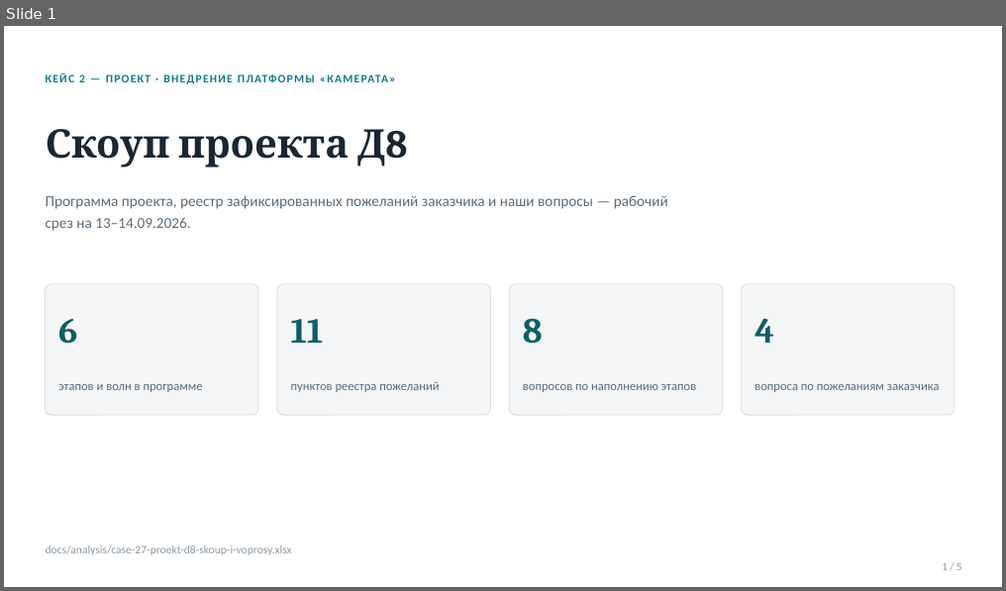
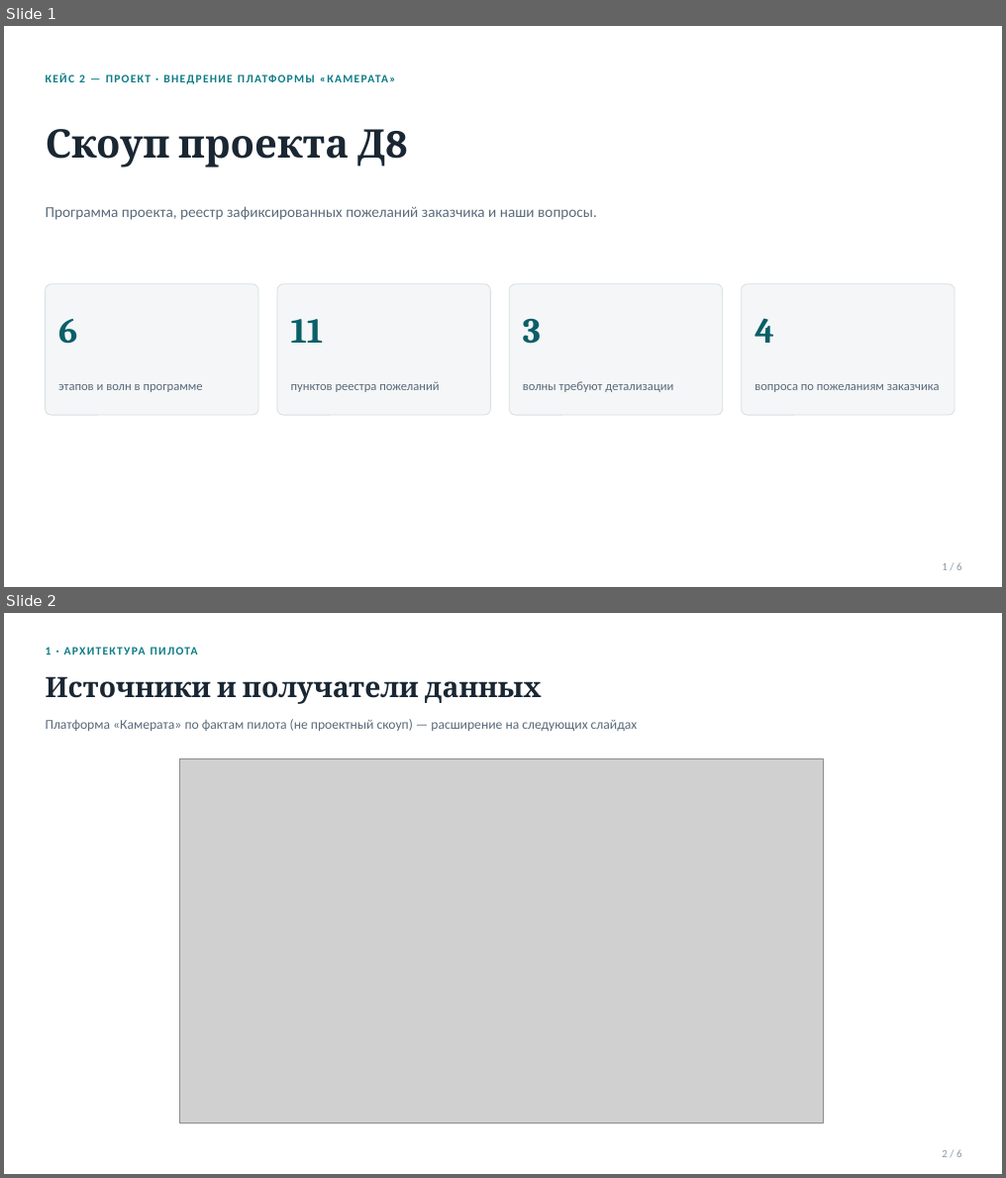
Before and after one commit to vladilslavandrosov-prog/job-RAG, a slide deck: docs/presentations/case-27-proekt-d8-skoup-i-voprosy.pptx. Shown one above the other, each under a label of ours: slide 1 before the commit, slides 1 and 2 after it. The pictures are 1006x591 and 1006x1178 pixels, drawn with LibreOffice and Linux fonts; fonts in the diff are those of the drawing; grey boxes stand for pictures. Boxes give left, top, right and bottom in pixels: in the first picture for what was removed or moved away, otherwise in the second. Text is boxed around its words. In the diff, an @@ line names an element or a change of style, - is before the commit and + after.

```diff
--- a/docs/presentations/case-27-proekt-d8-skoup-i-voprosy.pptx
+++ b/docs/presentations/case-27-proekt-d8-skoup-i-voprosy.pptx
@@ slide 2 added at (4,613,1002,1174), background #FFFFFF @@
@@ text added at (46,647,52,655), 11 pt, text #0E7C86, bold @@
+1 · АРХИТЕКТУРА ПИЛОТА
@@ text added at (46,676,542,704), 27 pt, text #1A2733, bold @@
+Источники и получатели данных
@@ text added at (46,719,638,731), 13 pt, text #5B6B7A @@
+Платформа «Камерата» по фактам пилота (не проектный скоуп) — расширение на следующих слайдах
@@ picture added at (180,759,824,1124) @@
@@ text added at (942,1150,962,1157), 10.5 pt, text #8C99A6 @@
+2 / 6
@@ slide 1 changed as well @@
@@ text at (46,206,597,220): text changed @@
-Программа проекта, реестр зафиксированных пожеланий заказчика и наши вопросы — рабочий срез на 13–14.09.2026.
+Программа проекта, реестр зафиксированных пожеланий заказчика и наши вопросы.
@@ text at (523,319,541,344): text changed @@
-8
+3
@@ text at (523,381,673,392): text changed @@
-вопросов по наполнению этапов
+волны требуют детализации
@@ text removed at (46,546,292,556) @@
-docs/analysis/case-27-proekt-d8-skoup-i-voprosy.xlsx
```
Also in this commit, not shown: 3 other slides changed, 1 other slide added, 1 slide removed, 3 other files.
